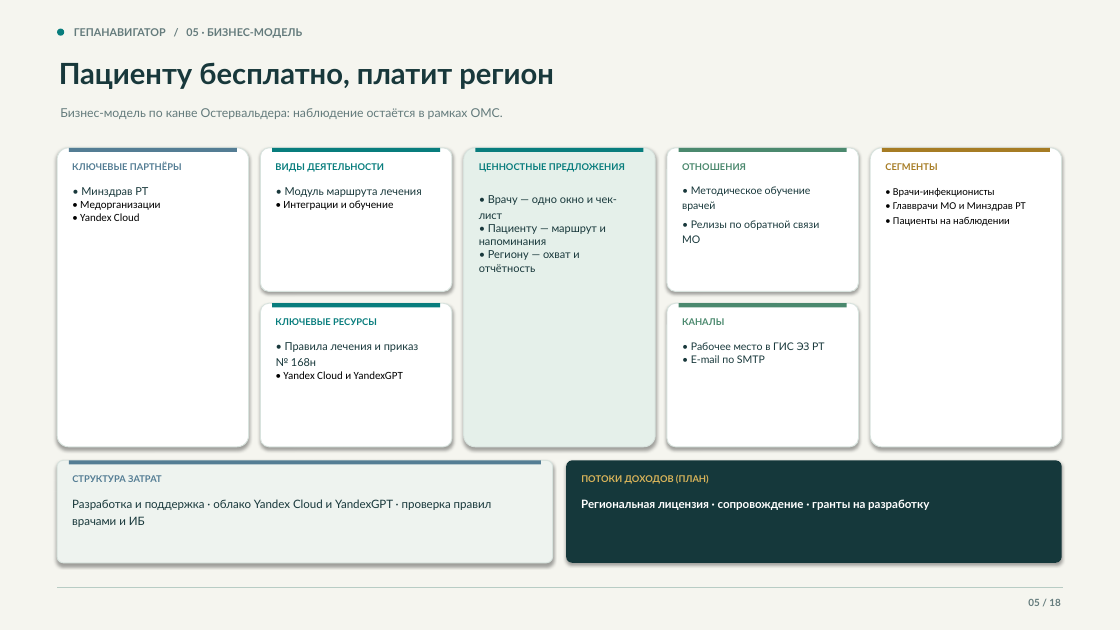
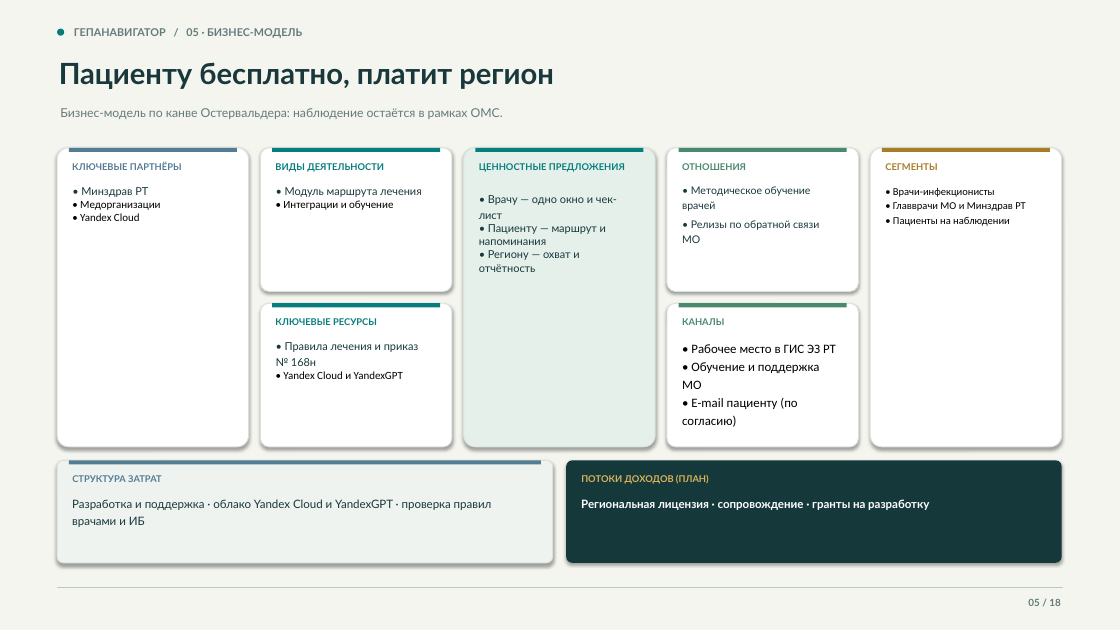
Before and after one commit to devenportg/GepaNavigator, a slide deck: slide 5 of deliverables/GepaNavigator_release.pptx. Drawn at 1120x630 pixels with LibreOffice and Linux fonts; fonts in the diff are those of the drawing. Boxes give left, top, right and bottom in pixels: in the first picture for what was removed or moved away, otherwise in the second. Text is boxed around its words. In the diff, an @@ line names an element or a change of style, - is before the commit and + after.

```diff
--- a/deliverables/GepaNavigator_release.pptx
+++ b/deliverables/GepaNavigator_release.pptx
@@ text at [691, 344, 836, 353]: size 9 to 11 pt, font Lato to Calibri, text colour #18383B to #000000 in "• Рабочее место в ГИС ЭЗ РТ" @@
@@ text at [682, 362, 820, 427]: text changed; size 9 to 11 pt; font Lato to Calibri; text colour #18383B to #000000 @@
-• E-mail по SMTP
+• Обучение и поддержка МО
+• E-mail пациенту (по согласию)
```
Also in this commit, not shown: 12 other slides changed, 2 other files.
